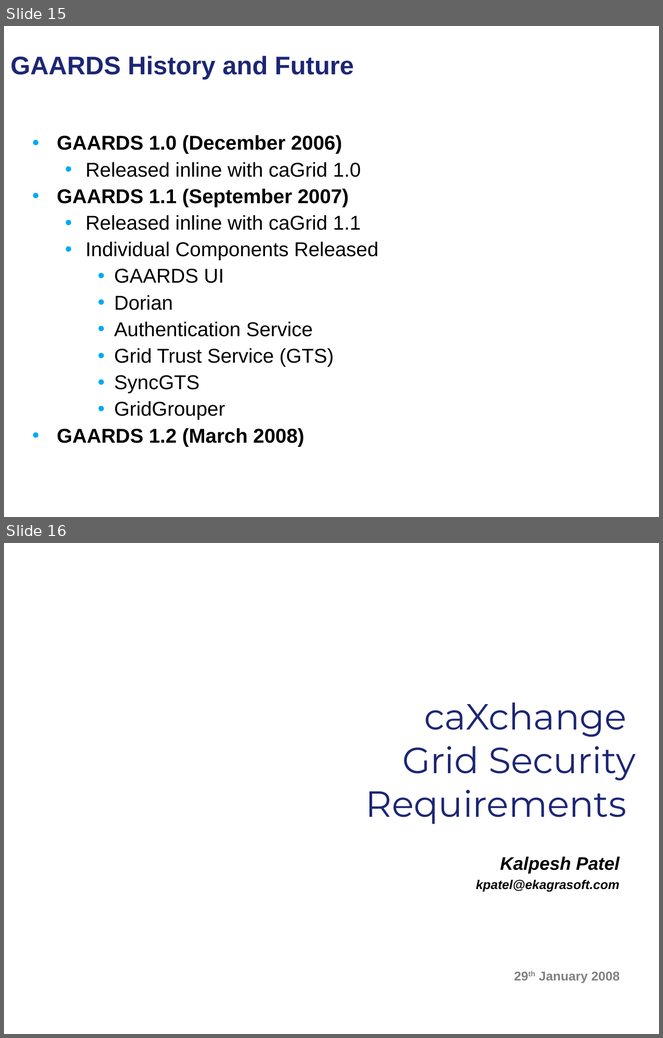
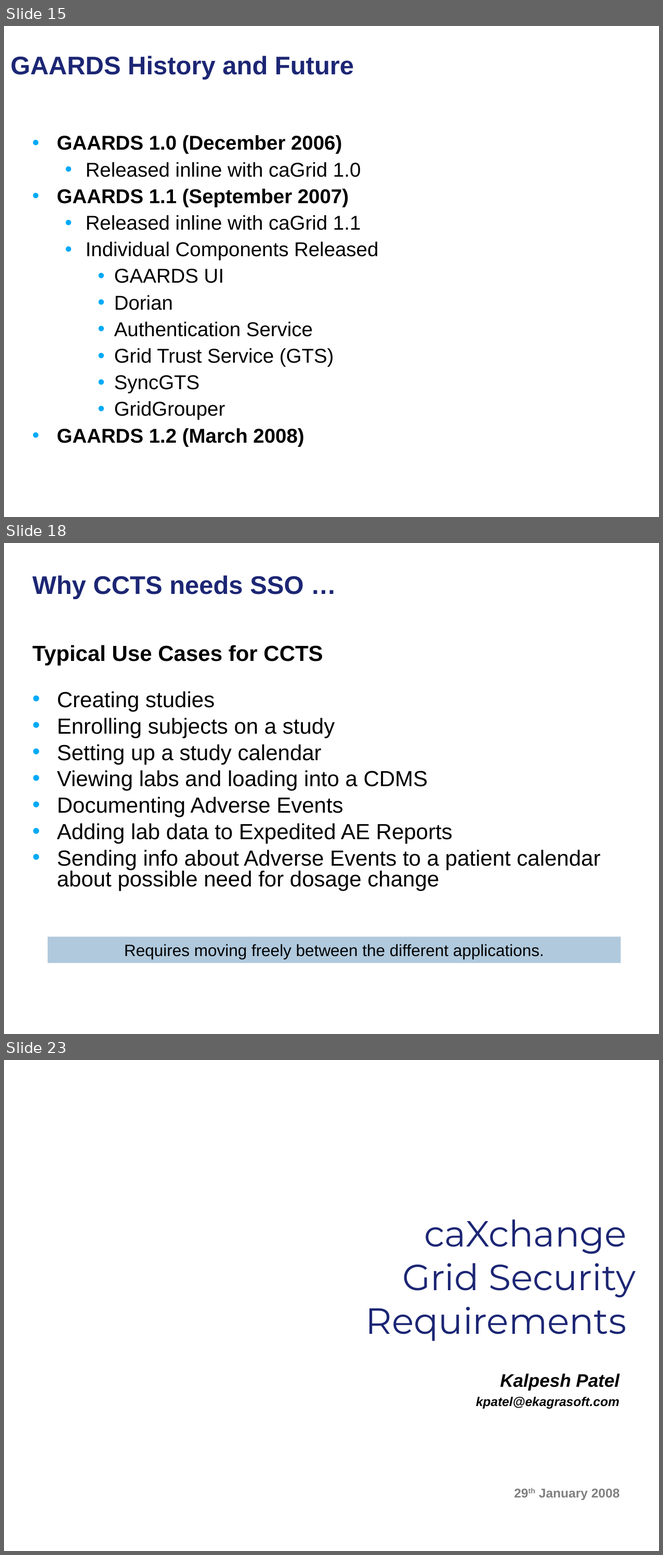
Before and after one commit to NCIP/cagrid-portal, a slide deck: cagrid-1-0/Documentation/presentations/security/gaards-arch-vcde-f2f-january-2008.ppt. Shown one above the other, each under a label of ours: slides 15 and 16 before the commit, slides 15, 18 and 23 after it; the slides between them are not shown. The pictures are 663x1038 and 663x1555 pixels, drawn with LibreOffice and Linux fonts; fonts in the diff are those of the drawing; background and template pictures are left out. Boxes give left, top, right and bottom in pixels: in the first picture for what was removed or moved away, otherwise in the second. Text is boxed around its words. In the diff, an @@ line names an element or a change of style, - is before the commit and + after.

```diff
--- a/cagrid-1-0/Documentation/presentations/security/gaards-arch-vcde-f2f-january-2008.ppt
+++ b/cagrid-1-0/Documentation/presentations/security/gaards-arch-vcde-f2f-january-2008.ppt
@@ slide 18 added at box(4, 543, 659, 1034), background picture (left out) @@
@@ title added at box(33, 575, 304, 599), 28 pt, text #1C2674, bold @@
+Why CCTS needs SSO …
@@ text added at box(33, 645, 600, 891), 24 pt, text #000000 @@
+Typical Use Cases for CCTS
+• Creating studies
+• Enrolling subjects on a study
+• Setting up a study calendar
+• Viewing labs and loading into a CDMS
+• Documenting Adverse Events
+• Adding lab data to Expedited AE Reports
+• Sending info about Adverse Events to a patient calendar about possible need for dosage change
@@ rectangle added at box(48, 937, 621, 963), fill #B0C9DD, 18 pt, text #000000 @@
+Requires moving freely between the different applications.
@@ what was slide 16 is now slide 23 @@
```
Also in this commit, not shown: 6 other slides added.
